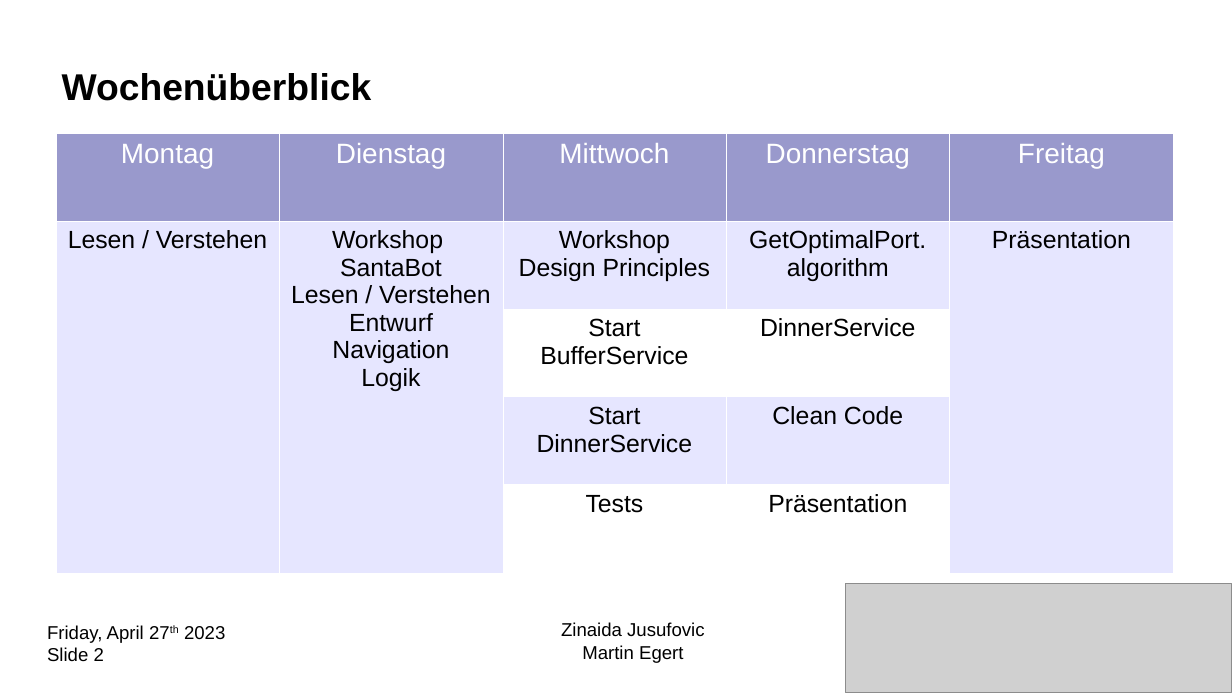
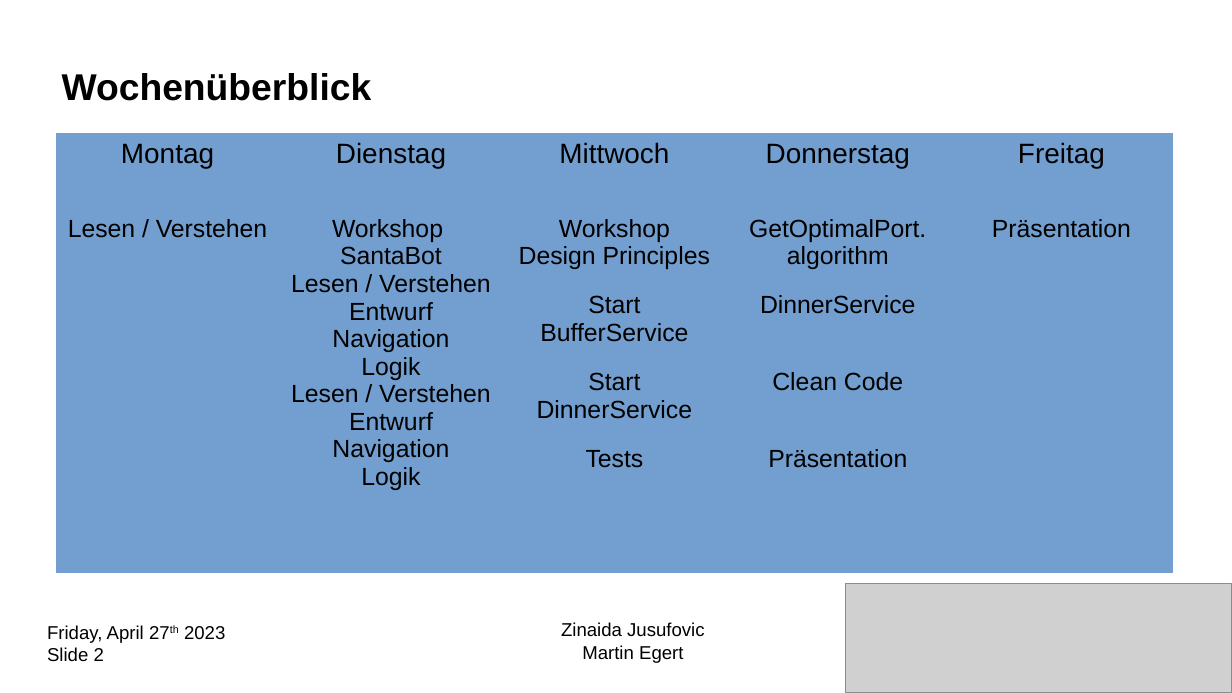
Before and after one commit to CodecoolGlobal/ehotel-buffet-java-zenais, a slide deck: slide 2 of presentation/20230413_EHotelBuffet.odp. Drawn at 1232x693 pixels with LibreOffice and Linux fonts; fonts in the diff are those of the drawing; grey boxes stand for pictures. Boxes give left, top, right and bottom in pixels: in the first picture for what was removed or moved away, otherwise in the second. Text is boxed around its words. In the diff, an @@ line names an element or a change of style, - is before the commit and + after.

Commit message:
added slides to presentation

```diff
--- a/presentation/20230413_EHotelBuffet.odp
+++ b/presentation/20230413_EHotelBuffet.odp
@@ table at (56,133,1174,574) @@
-row 2, column 2: Workshop SantaBot / Lesen / Verstehen / Entwurf / Navigation Logik
+row 2, column 2: Workshop SantaBot / Lesen / Verstehen / Entwurf / Navigation Logik / Lesen / Verstehen / Entwurf / Navigation Logik
@@ fill #9999CC to #729FCF in row 1 @@
@@ fill #E6E6FF to #729FCF in 7 cells @@
@@ fill #FFFFFF to #729FCF in 4 cells @@
@@ text colour #FFFFFF to #000000 in "Montag", "Dienstag", "Mittwoch", "Donnerstag" and 1 more places @@
@@ borders changed @@
```
Also in this commit, not shown: 4 slides added.
